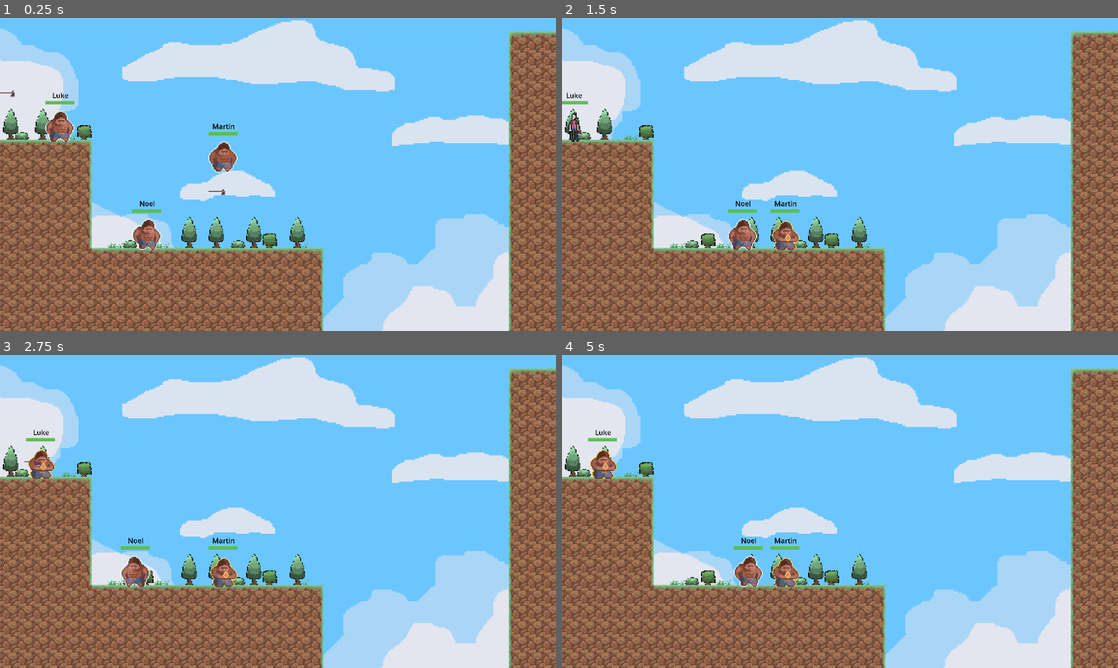
Above: before the commit, frames 1-4 (two rows, left to right).
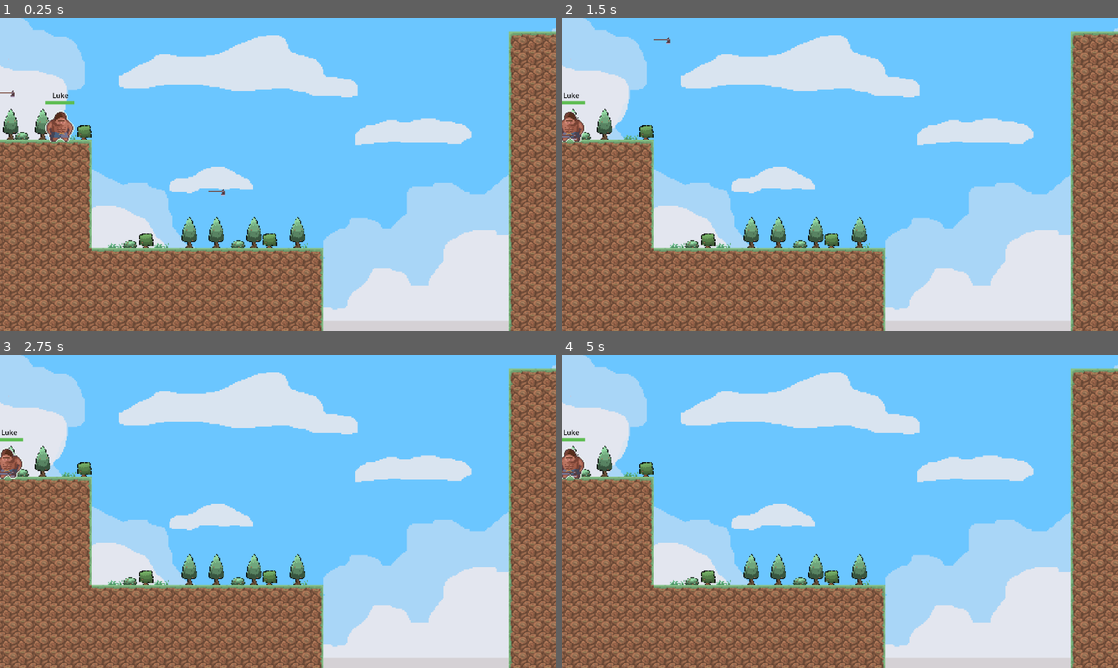
Above: after the commit, the same moments.

Repository: MichaelRRyan/ggj2024
Game: Godot game, scene res://gameplay/gameplay.tscn
Same seed, same stepped clock (60 frames per second), same inputs: the game is played once before the commit and once after it. The engine's default icon, where the game draws it, is replaced by a stand-in: a white triangle on a blue panel in a dark square.
Inputs (mouse positions are in pixels of both pictures, inside the frame that each line leads up to):
- Up to frame 1 (0.25 s): no input
- Up to frame 2 (1.5 s): move the mouse to (778, 243) at 0.52 s; press the mouse at (778, 243) at 0.53 s; move the mouse to (567, 136) at 1.27 s; release the mouse at (567, 136) at 1.28 s; click (567, 136) at 1.35 s
- Up to frame 3 (2.75 s): move the mouse to (33, 461) at 2.02 s; press the mouse at (33, 461) at 2.03 s
- Up to frame 4 (5 s): move the mouse to (600, 461) at 2.77 s; release the mouse at (600, 461) at 2.78 s; click (600, 461) at 2.85 s; move the mouse to (784, 570) at 3.52 s; press the mouse at (784, 570) at 3.53 s; release the mouse at (784, 570) at 4.28 s; click (784, 570) at 4.35 s

The runs differ from the first frame. In frame 1, 19% of the frame differs, in the area x 0-100%, y 0-100%; in frame 2, 20%; in frame 3, 20%; in frame 4, 20%.

Commit message:
Integrated cursor with minion

Diff:
--- a/Characters/basic-minion.gd
+++ b/Characters/basic-minion.gd
@@ -31,7 +31,8 @@
 var target_x_diff : float = 0.0
 var rng = RandomNumberGenerator.new()
 var random_number = 0.0
-var temp_is_hovered = false
+
+var _state_debug = false
 
 var view_array
 @onready var view_area = $View
@@ -52,7 +53,6 @@
 }
 
 var _state = MinionState.IDLE
-
 
 func _ready():
 	health = max_health
@@ -78,6 +78,7 @@
 
 	_prev_velocity = velocity
 	_prev_is_on_wall = is_on_wall()
+
 	move_and_slide()
 
 
@@ -153,17 +154,40 @@
 
 #---------------------------------------------------------------------------------------------------
 func _falling(delta):
+	_check_for_impacts()
+
 	if is_on_floor():
+		change_state_to(MinionState.IDLE)
+		return
+
+	if has_axe:
+		_animated_sprite.play("Limp_Axe")
+	else:
+		_animated_sprite.play("Falling")
+
+#---------------------------------------------------------------------------------------------------
+func _picked_up():
+	_check_for_impacts()
+
+	if has_axe:
+		_animated_sprite.play("Limp_Axe")
+	else:
+		_animated_sprite.play("Limp")
+
+#---------------------------------------------------------------------------------------------------
+func _check_for_impacts():
+	if is_on_floor():
+		print(_prev_velocity.y)
+
 		# Take fall damage on ground impact.
 		if _prev_velocity.y >= _fall_dmg_thershold:
 			take_damage((_prev_velocity.y - _fall_dmg_thershold) * _fall_dmg_ratio)
 			$ImpactFloorSprite.show()
 			$ImpactFloorSprite/ImpactFloorEffectTimer.start()
 
-		change_state_to(MinionState.IDLE)
-		return
-
 	if is_on_wall() and not _prev_is_on_wall:
+		print(_prev_velocity.x)
+
 		# Take damage on wall impact.
 		if abs(_prev_velocity.x) >= _wall_dmg_thershold:
 			take_damage((abs(_prev_velocity.x) - _wall_dmg_thershold) * _wall_dmg_ratio)
@@ -171,21 +195,6 @@
 			$ImpactWallSprite/ImpactWallEffectTimer.start()
 			$ImpactWallSprite.flip_h = get_wall_normal().x > 0
 
-	# If not held by cursor.
-	if _pickup_component == null or not _pickup_component.is_held():
-		if has_axe:
-			_animated_sprite.play("Limp_Axe")
-		else:
-			_animated_sprite.play("Falling")
-	else:
-		if has_axe:
-			_animated_sprite.play("Limp_Axe")
-		else:
-			_animated_sprite.play("Limp")
-
-
-func _picked_up():
-	pass
 
 func _wandering():
 	pass
@@ -255,11 +264,9 @@
 
 func get_view_array():
 	view_array = view_area.get_overlapping_bodies()
-	pass
 
 func get_interact_array():
 	interact_array = interact_area.get_overlapping_bodies()
-	pass
 
 func build_structure():
 	var structure_instance : Entity = build_type.instantiate() as Entity
@@ -267,7 +274,6 @@
 	structure_instance.position = position
 	structure_instance.position.y -= 50
 	#structure_instance.position.x += random_number * 10
-	pass
 
 func take_damage(amount : float):
 	health -= amount
@@ -298,40 +304,40 @@
 	$ImpactWallSprite.hide()
 
 
-func _input(event):
-	if event.is_action_pressed("select") and temp_is_hovered:
-		change_state_to(MinionState.WORSHIP)
-
-
-func _on_worship_component_mouse_entered():
-	temp_is_hovered = true
-
-
-func _on_worship_component_mouse_exited():
-	temp_is_hovered = false
-
-
 func _on_worship_timer_timeout():
 	change_state_to(MinionState.IDLE)
 
 
 func change_state_to(new_state : MinionState) -> bool:
 	var success = false
+
+	if _state == MinionState.WORSHIP:
+		$WorshipComponent/Timer.stop()
 
 	match new_state:
 		MinionState.IDLE:
 			success = true
+			if _state_debug:
+				print("IDLE")
 
 		MinionState.FALLING:
 			success = true
+			if _state_debug:
+				print("FALLING")
 
 		MinionState.PICKED_UP:
 			success = true
+			if _state_debug:
+				print("PICKED_UP")
 
 		MinionState.WANDERING:
 			success = true
+			if _state_debug:
+				print("WANDERING")
 
 		MinionState.WORSHIP:
+			if _state_debug:
+				print("WORSHIP")
 			if not _state == MinionState.FALLING and not _state == MinionState.PICKED_UP:
 				$WorshipComponent/Timer.start()
 				success = true
--- a/features/cursor/cursor.gd
+++ b/features/cursor/cursor.gd
@@ -3,6 +3,8 @@
 signal entity_clicked(entity : Entity)
 signal entity_held(entity : Entity)
 signal entity_released(entity : Entity)
+
+@export var hold_interval : float = 0.2
 
 enum CursorState {
 	IDLE,
@@ -14,6 +16,8 @@
 var _state = CursorState.IDLE
 var _hovered_interactables = []
 var _held_entity : Entity = null
+
+var _cursor_debug = false
 
 #-------------------------------------------------------------------------------
 func _ready():
@@ -89,10 +93,9 @@
 
 #-------------------------------------------------------------------------------
 func _trans_idle_to_processing():
-	$HoldTimer.start()
-
+	$HoldTimer.start(hold_interval)
 	_held_entity = _find_hold_target()
-	if _held_entity:
+	if _held_entity and _cursor_debug:
 		print("Processing " + _held_entity.name)
 
 #-------------------------------------------------------------------------------
@@ -104,26 +107,28 @@
 	call_deferred("_set_state", CursorState.IDLE)
 	_held_entity = null
 
-	if _held_entity:
-		print("Clicked + " + _held_entity.name)
-	else:
-		print("Clicked")
+	if _cursor_debug:
+		if _held_entity:
+			print("Clicked + " + _held_entity.name)
+		else:
+			print("Clicked")
 
 #-------------------------------------------------------------------------------
 func _trans_processing_to_hold():
 	if _held_entity:
 		emit_signal("entity_held", _held_entity)
 
-	if _held_entity:
+	if _held_entity and _cursor_debug:
 		print("Holding " + _held_entity.name)
 
 #-------------------------------------------------------------------------------
 func _trans_hold_to_idle():
-	if _held_entity:
+	if _held_entity and is_instance_valid(_held_entity): # TODO Should keep track of instances freeing and mark it as released
 		emit_signal("entity_released", _held_entity)
-		print("Released + " + _held_entity.name)
+		if _cursor_debug:
+			print("Released + " + _held_entity.name)
 		_held_entity = null
-	else:
+	elif _cursor_debug:
 		print("Released")
 
 #-------------------------------------------------------------------------------
--- a/features/cursor/cursor.tscn
+++ b/features/cursor/cursor.tscn
@@ -4,9 +4,9 @@
 
 [node name="Cursor" type="Node"]
 script = ExtResource("1_v5doo")
+hold_interval = 0.1
 
 [node name="HoldTimer" type="Timer" parent="."]
-wait_time = 0.3
 one_shot = true
 
 [connection signal="timeout" from="HoldTimer" to="." method="_on_hold_timer_timeout"]
--- a/features/cursor/god_cursor.gd
+++ /dev/null
@@ -1,20 +0,0 @@
-extends "res://features/cursor/cursor.gd"
-
-
-#-------------------------------------------------------------------------------
-func _on_entity_clicked(entity):
-	if entity is Minion:
-		var minion : Minion = entity
-		minion.change_state_to(Minion.MinionState.WORSHIP)
-
-
-#-------------------------------------------------------------------------------
-func _on_entity_held(entity):
-	pass # Replace with function body.
-
-
-#-------------------------------------------------------------------------------
-func _on_entity_released(entity):
-	pass # Replace with function body.
-
-#-------------------------------------------------------------------------------
--- a/features/cursor/god_cursor.tscn
+++ /dev/null
@@ -1,11 +0,0 @@
-[gd_scene load_steps=3 format=3 uid="uid://wax8rcup3weu"]
-
-[ext_resource type="PackedScene" uid="uid://c75unhmng0c4y" path="res://features/cursor/cursor.tscn" id="1_ax1ua"]
-[ext_resource type="Script" path="res://features/cursor/god_cursor.gd" id="2_78ldr"]
-
-[node name="GodCursor" instance=ExtResource("1_ax1ua")]
-script = ExtResource("2_78ldr")
-
-[connection signal="entity_clicked" from="." to="." method="_on_entity_clicked"]
-[connection signal="entity_held" from="." to="." method="_on_entity_held"]
-[connection signal="entity_released" from="." to="." method="_on_entity_released"]
--- /dev/null
+++ b/features/deity/deity.gd
@@ -0,0 +1,47 @@
+extends Node2D
+
+@export var _drag_speed := 10.0
+
+var _held_entity = null
+
+#-------------------------------------------------------------------------------
+func _on_cursor_entity_clicked(entity : Entity) -> void:
+	if entity is Minion:
+		var minion : Minion = entity
+		minion.change_state_to(Minion.MinionState.WORSHIP)
+
+#-------------------------------------------------------------------------------
+func _on_cursor_entity_held(entity : Entity) -> void:
+	if entity is Minion:
+		var minion : Minion = entity
+		minion.change_state_to(Minion.MinionState.PICKED_UP)
+
+	_held_entity = entity
+	_held_entity.connect("tree_exited", _entity_tree_exited)
+
+#-------------------------------------------------------------------------------
+func _on_cursor_entity_released(entity : Entity) -> void:
+	if entity is Minion:
+		var minion : Minion = entity
+		minion.change_state_to(Minion.MinionState.IDLE)
+
+	entity.disconnect("tree_exited", _entity_tree_exited)
+	_held_entity = null
+
+#-------------------------------------------------------------------------------
+func _physics_process(_delta):
+	if _held_entity:
+		var distance = get_global_mouse_position() - _held_entity.position
+		var raw_vel = distance * _drag_speed
+		var distance_with_framerate = distance.length() * 60.0
+		var vel_length = clamp(raw_vel.length(), -distance_with_framerate, distance_with_framerate)
+		var final_vel = raw_vel.normalized() * vel_length
+		_held_entity.velocity = final_vel
+
+#-------------------------------------------------------------------------------
+func _entity_tree_exited():
+	_held_entity = null
+	print_debug("Entity exited tree.")
+
+
+#-------------------------------------------------------------------------------
--- /dev/null
+++ b/features/deity/deity.tscn
@@ -0,0 +1,13 @@
+[gd_scene load_steps=3 format=3 uid="uid://bww4066sguykt"]
+
+[ext_resource type="Script" path="res://features/deity/deity.gd" id="1_4w2tv"]
+[ext_resource type="PackedScene" uid="uid://c75unhmng0c4y" path="res://features/cursor/cursor.tscn" id="2_u6q1u"]
+
+[node name="Deity" type="Node2D"]
+script = ExtResource("1_4w2tv")
+
+[node name="Cursor" parent="." instance=ExtResource("2_u6q1u")]
+
+[connection signal="entity_clicked" from="Cursor" to="." method="_on_cursor_entity_clicked"]
+[connection signal="entity_held" from="Cursor" to="." method="_on_cursor_entity_held"]
+[connection signal="entity_released" from="Cursor" to="." method="_on_cursor_entity_released"]
--- a/features/entity_pickup/pickup_component.gd
+++ b/features/entity_pickup/pickup_component.gd
@@ -53,21 +53,21 @@
 	_mouse_hovered = false
 
 #-------------------------------------------------------------------------------
-func _input(event):
-	if event.is_action_pressed("select") and _mouse_hovered:
-		Global.mouse.request_pickup(self)
-
-	elif event.is_action_released("select") and _is_held:
-		# If hovering over a hold component and not a minion.
-		if _hovered_hold_component and not _parent.is_in_group("minion"):
-			Global.mouse.is_holding_entity = false
-			_hovered_hold_component.hold(_parent, self)
-			_is_held = false
-
-		else:
-			Global.mouse.is_holding_entity = false
-			_is_held = false
-			_parent.velocity *= 0.5
+#func _input(event):
+	#if event.is_action_pressed("select") and _mouse_hovered:
+		#Global.mouse.request_pickup(self)
+		#
+	#elif event.is_action_released("select") and _is_held:
+		## If hovering over a hold component and not a minion.
+		#if _hovered_hold_component and not _parent.is_in_group("minion"):
+			#Global.mouse.is_holding_entity = false
+			#_hovered_hold_component.hold(_parent, self)
+			#_is_held = false
+			#
+		#else:
+			#Global.mouse.is_holding_entity = false
+			#_is_held = false
+			#_parent.velocity *= 0.5
 
 #-------------------------------------------------------------------------------
 func _on_area_entered(area):
--- a/gameplay/gameplay.tscn
+++ b/gameplay/gameplay.tscn
@@ -7,7 +7,7 @@
 [ext_resource type="PackedScene" uid="uid://b7u5ttuukuhdx" path="res://features/entity/minion.tscn" id="6_jtv3i"]
 [ext_resource type="Script" path="res://gameplay/kill_area.gd" id="6_uc1pn"]
 [ext_resource type="PackedScene" uid="uid://bal1dnmt1mgeg" path="res://gameplay/objective_manager.tscn" id="7_cj0x0"]
-[ext_resource type="PackedScene" uid="uid://wax8rcup3weu" path="res://features/cursor/god_cursor.tscn" id="9_5iffb"]
+[ext_resource type="PackedScene" uid="uid://bww4066sguykt" path="res://features/deity/deity.tscn" id="9_o713w"]
 [ext_resource type="PackedScene" uid="uid://c0ierwhaepa5j" path="res://Characters/tree.tscn" id="10_tuqad"]
 
 [sub_resource type="RectangleShape2D" id="RectangleShape2D_f1gx5"]
@@ -28,15 +28,15 @@
 [node name="Background1" type="Sprite2D" parent="."]
 z_index = -9
 texture_filter = 1
-position = Vector2(195.76, -79.68)
-scale = Vector2(1.495, 1.495)
+position = Vector2(172, -84)
+scale = Vector2(1.31, 1.31)
 texture = ExtResource("2_3ruyh")
 
 [node name="Background2" type="Sprite2D" parent="."]
 z_index = -10
 texture_filter = 1
-position = Vector2(195.76, -79.68)
-scale = Vector2(1.495, 1.495)
+position = Vector2(182, -108)
+scale = Vector2(1.35044, 1.35044)
 texture = ExtResource("3_eb3fm")
 
 [node name="Tool" parent="." instance=ExtResource("5_ay17o")]
@@ -92,16 +92,8 @@
 position = Vector2(-33, -138)
 has_hammer = true
 
-[node name="Minion2" parent="." instance=ExtResource("6_jtv3i")]
-position = Vector2(136, -127)
-has_hammer = true
-
-[node name="Minion3" parent="." instance=ExtResource("6_jtv3i")]
-position = Vector2(56, -28)
-has_hammer = true
-
 [node name="Timer" type="Timer" parent="."]
 
-[node name="GodCursor" parent="." instance=ExtResource("9_5iffb")]
+[node name="Deity" parent="." instance=ExtResource("9_o713w")]
 
 [connection signal="body_entered" from="KillArea" to="KillArea" method="_on_body_entered"]
